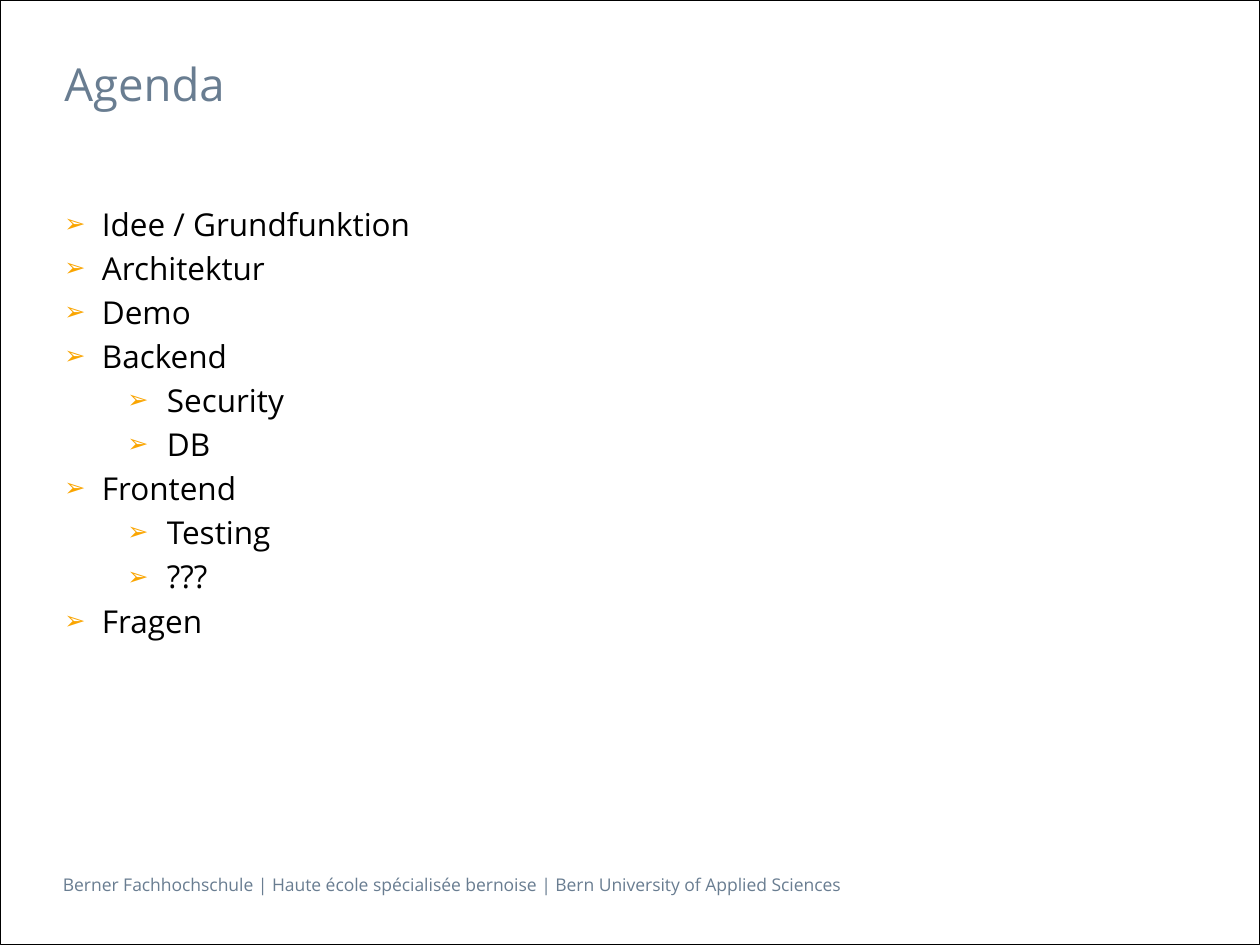
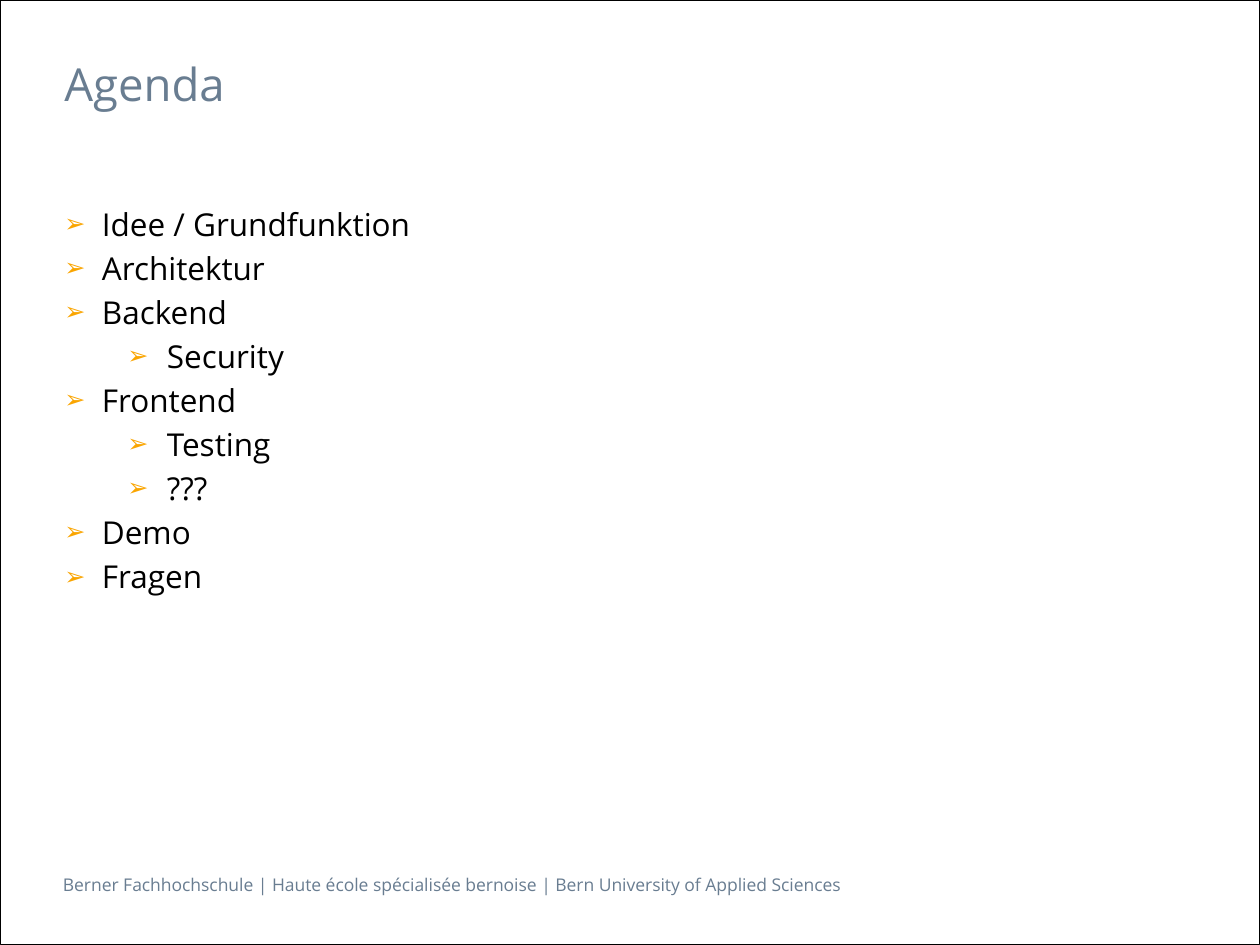
Before and after one commit to Franklin89/Zeiterfassung, a slide deck: slide 2 of Presentation/Präsentation Integrationsprojekt.pptx. Drawn at 1260x945 pixels with LibreOffice and Linux fonts; fonts in the diff are those of the drawing. Boxes give left, top, right and bottom in pixels: in the first picture for what was removed or moved away, otherwise in the second. Text is boxed around its words. In the diff, an @@ line names an element or a change of style, - is before the commit and + after.

Commit message:
Presentation

```diff
--- a/Presentation/Präsentation Integrationsprojekt.pptx
+++ b/Presentation/Präsentation Integrationsprojekt.pptx
@@ text at [102,301,191,325]: paragraph removed @@
-➢ Demo
@@ text at [167,433,210,456]: paragraph removed @@
-  ➢ DB
@@ text at [102,521,191,545]: paragraph added @@
+➢ Demo
```
Also in this commit, not shown: 1 slide added, 2 slides removed.
